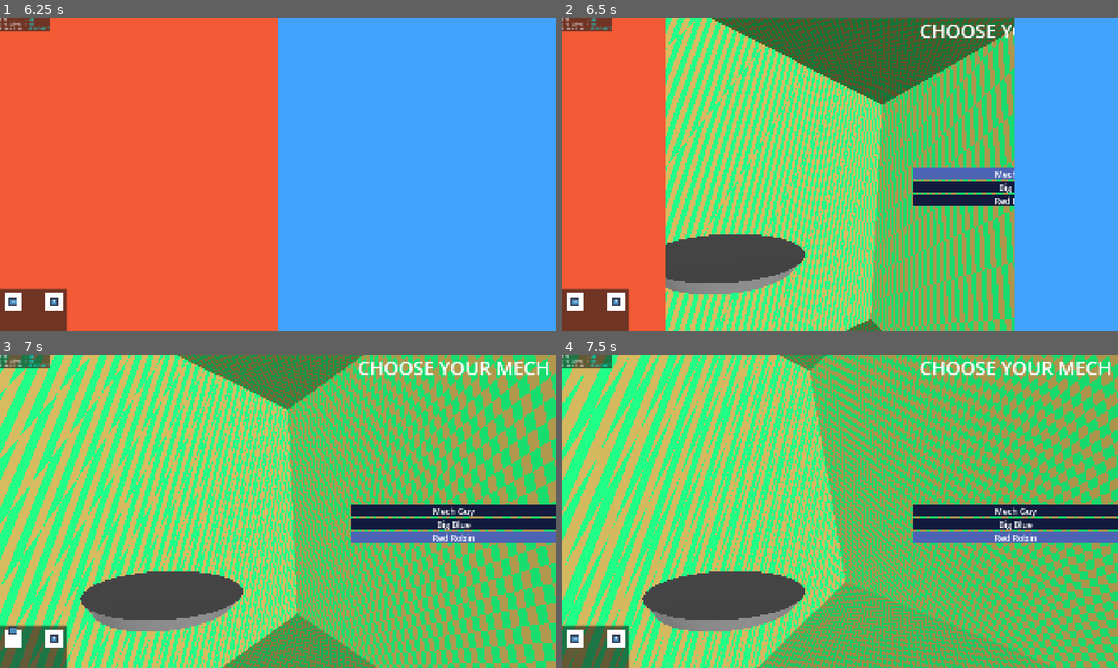
Above: before the commit, frames 1-4 (two rows, left to right).
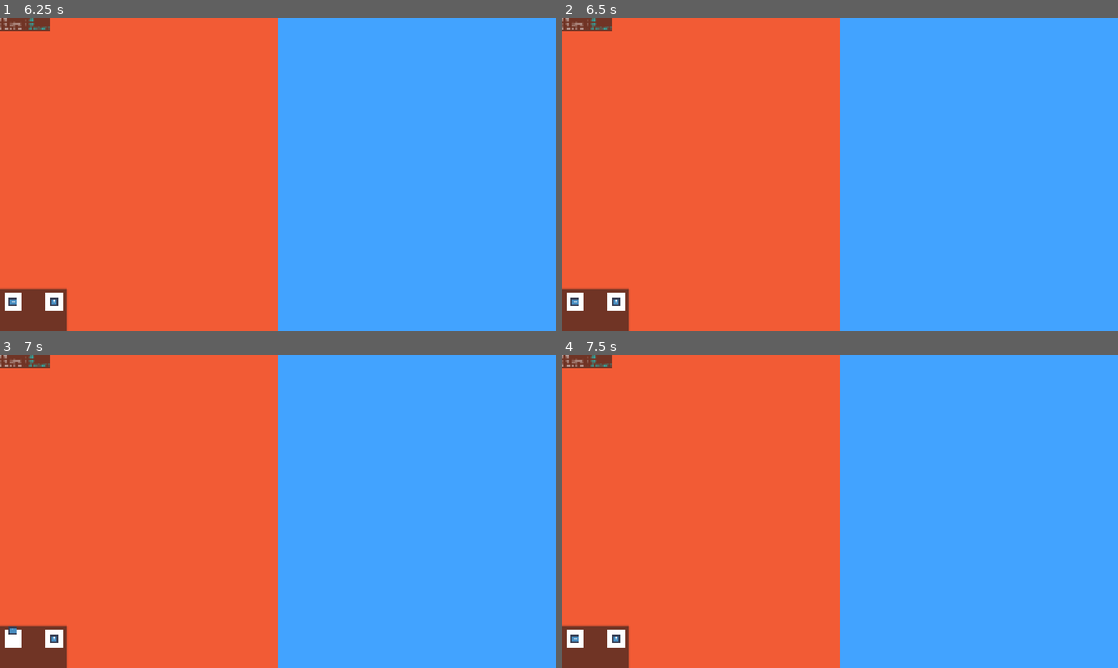
Above: after the commit, the same moments.

Repository: Slenderpi/ArcadeGame
Game: Godot game, scene res://core/main_scene/main_scene.tscn
The game is run twice, just before and just after one commit, with the same random seed, the same clock (stepped at 60 frames per second) and the same inputs. The engine's default icon, where the game draws it, is replaced by a stand-in: a white triangle on a blue panel in a dark square.
Inputs (mouse positions are in pixels of both pictures, inside the frame that each line leads up to):
- Up to frame 1 (6.25 s): tap Enter at 0.5, 5 s; drag from (22, 24) to (333, 105) at 0.52 s; drag from (166, 190) to (250, 237) at 1.27 s; move the mouse to (333, 105) at 2.02 s; hold D (left_stick_east) 2.03-2.75 s; hold Q 2.03-2.75 s; drag from (250, 237) to (111, 127) at 2.77 s; move the mouse to (444, 221) at 3.52 s; hold Shift (left_button) 3.53-4.25 s; hold Ctrl 3.53-4.25 s; tap Space (left_trigger) at 4.25, 5.75 s; drag from (111, 127) to (194, 96) at 4.27 s; move the mouse to (305, 174) at 5.02 s; hold S (left_stick_south) 5.03-5.75 s; tap I at 5.1 s; click (305, 174) at 5.17 s; drag from (194, 96) to (166, 190) at 5.77 s
- Up to frame 2 (6.5 s): no input
- Up to frame 3 (7 s): move the mouse to (400, 495) at 6.52 s; hold W (left_stick_north) from 6.53 s (still down); tap Y (insert_coin) at 6.6 s
- Up to frame 4 (7.5 s): release W (left_stick_north) at 7.25 s; drag from (728, 527) to (812, 574) at 7.27 s

Frame 1 is identical in both runs. In frame 2, 63% of the frame differs, in the area x 18-82%, y 0-100%; in frame 3, 100%; in frame 4, 100%, in the area x 0-100%, y 0-100%.

Commit message:
Continued work

Diff:
--- a/core/globals/network_manager.gd
+++ b/core/globals/network_manager.gd
@@ -3,10 +3,10 @@
 
 #region CUSTOM ENUMS
 
-enum EJoinPeerResult {NOT_JOINING, WAITING_RESULT, FAIL, SUCCESS}
+#enum EJoinPeerResult {NOT_JOINING, WAITING_RESULT, FAIL, SUCCESS}
+enum EStatus {INACTIVE, LOOKING, ACTIVE}
 
 #endregion
-
 
 #region CONSTANTS
 
@@ -15,23 +15,38 @@
 ## Port to use for the game
 const PORT_GAME := 21983
 
+## This string is appended to all packets sent over UDP.
+## NetworkManager will expect packets it receives to have this header.
+const UDP_HEADER := "VirtualOff"
+const UDP_STATUS = "STATUS"
+const UDP_STATUS_REQUEST = "REQUEST"
+const UDP_STATUS_ACTIVE = "ACTIVE"
+const UDP_STATUS_LOOKING = "LOOKING"
+const UDP_STATUS_INACTIVE = "INACTIVE"
+
 ## In ms.
 const CONNECTION_ATTEMPT_TIMEOUT : int = 2000
 
 #endregion
 
+#region SIGNALS
 
 ## Fired by [method NetworkManager.begin_connection_attempt] once a
 ## connection result occurs.[br]
 ## If the connection is successful, [param successful] will be true.
 signal connection_result(successful: bool)
 
+#endregion
 
 var my_ip : String
 var other_ip : String
 
-#var _roster : PeerRoster
-var _join_peer_result : EJoinPeerResult = EJoinPeerResult.NOT_JOINING
+
+var _udp : PacketPeerUDP
+
+#var _join_peer_result : EJoinPeerResult = EJoinPeerResult.NOT_JOINING
+#var _is_attempting_join := false
+var _status := EStatus.INACTIVE
 var _connection_attempt_time : int
 
 
@@ -39,27 +54,66 @@
 	process_mode = Node.PROCESS_MODE_DISABLED
 
 
+func _is_udp_packet_valid(packetStr: String) -> bool:
+	return packetStr.begins_with(UDP_HEADER)
+
+
+func _process_udp_msg(msgArgs: Array[String]) -> void:
+	if msgArgs[0] == UDP_STATUS:
+		if msgArgs[1] == UDP_STATUS_REQUEST:
+			match _status:
+				EStatus.INACTIVE:
+					_broadcast_status(UDP_STATUS_INACTIVE)
+				EStatus.LOOKING:
+					# Reset connection attempt time
+					_connection_attempt_time = Time.get_ticks_msec()
+					_broadcast_status(UDP_STATUS_LOOKING)
+				EStatus.ACTIVE:
+					_broadcast_status(UDP_STATUS_ACTIVE)
+		elif msgArgs[1] == UDP_STATUS_INACTIVE:
+			# Start our own server
+			pass
+		elif msgArgs[1] == UDP_STATUS_LOOKING:
+			# Compare IPs and start a server as necessary
+			pass
+		elif msgArgs[1] == UDP_STATUS_ACTIVE:
+			# They are a server already. Request to join
+			pass
+
+
 func _process(_delta: float) -> void:
-	match _join_peer_result:
-		EJoinPeerResult.WAITING_RESULT:
-			if Time.get_ticks_msec() - _connection_attempt_time > CONNECTION_ATTEMPT_TIMEOUT:
-				print("[NetMan]: Join peer attempt timed out. Signaling fail.")
-				multiplayer.connection_failed.disconnect(_on_connection_failed)
-				multiplayer.connected_to_server.disconnect(_on_connected_to_server)
-				_on_join_peer_result(false)
-		EJoinPeerResult.FAIL:
-			print("[NetMan]: Join peer attempt failed from connection failure. Signaling fail.")
-			_on_join_peer_result(false)
-		EJoinPeerResult.SUCCESS:
-			print("[NetMan]: Join peer attempt succeeded! Signaling success")
-			_on_join_peer_result(true)
+	while (_udp.get_available_packet_count() > 0):
+		var packetStr := _udp.get_packet().get_string_from_ascii()
+		var senderIp := _udp.get_packet_ip()
+		print("[NetMan]: New packet: \"%s\"" % packetStr)
+		if _is_udp_packet_valid(packetStr):
+			_process_udp_msg(packetStr.trim_prefix(UDP_HEADER + ',').split(','))
+		else:
+			Debug.print_warning("[NetMan]: Received unrelated message (ip: %s | message: %s)" % [senderIp, packetStr])
+
+
+	#match _join_peer_result:
+		#EJoinPeerResult.WAITING_RESULT:
+			#if Time.get_ticks_msec() - _connection_attempt_time > CONNECTION_ATTEMPT_TIMEOUT:
+				#print("[NetMan]: Join peer attempt timed out. Signaling fail.")
+				#multiplayer.connection_failed.disconnect(_on_connection_failed)
+				#multiplayer.connected_to_server.disconnect(_on_connected_to_server)
+				#_on_join_peer_result(false)
+		#EJoinPeerResult.FAIL:
+			#print("[NetMan]: Join peer attempt failed from connection failure. Signaling fail.")
+			#_on_join_peer_result(false)
+		#EJoinPeerResult.SUCCESS:
+			#print("[NetMan]: Join peer attempt succeeded! Signaling success")
+			#_on_join_peer_result(true)
 
 
 func init() -> void:
 	print(Debug.HORIZONTAL_LINE_STR)
 	print("[NetMan]: Initializing.")
-	#_roster = PeerRoster.new()
 	_load_config_ip()
+	_udp = PacketPeerUDP.new()
+	_udp.bind(PORT_NETWORKING, my_ip)
+	_udp.set_dest_address(other_ip, PORT_NETWORKING)
 	process_mode = Node.PROCESS_MODE_ALWAYS
 	print("[NetMan]: Setup finished.")
 	print(Debug.HORIZONTAL_LINE_STR)
@@ -70,31 +124,33 @@
 ##
 func join_or_start_server() -> void:
 	print("[NetMan]: join_or_start_server() called! Beginning join attempt...")
-	_join_peer_result = EJoinPeerResult.WAITING_RESULT
-	_connection_attempt_time = Time.get_ticks_msec()
-	multiplayer.connection_failed.connect(_on_connection_failed, CONNECT_ONE_SHOT)
-	multiplayer.connected_to_server.connect(_on_connected_to_server, CONNECT_ONE_SHOT)
-	var peer := ENetMultiplayerPeer.new()
-	var error := peer.create_client(other_ip, PORT_GAME)
-	if error != OK:
-		Debug.print_error("[State][Primary][Matchmaking]: Failed to create client. Error: %s" % error)
-		return
-	multiplayer.multiplayer_peer = peer
+	_status = EStatus.LOOKING
+	_broadcast_status(UDP_STATUS_REQUEST)
+	#_join_peer_result = EJoinPeerResult.WAITING_RESULT
+	#_connection_attempt_time = Time.get_ticks_msec()
+	#multiplayer.connection_failed.connect(_on_connection_failed, CONNECT_ONE_SHOT)
+	#multiplayer.connected_to_server.connect(_on_connected_to_server, CONNECT_ONE_SHOT)
+	#var peer := ENetMultiplayerPeer.new()
+	#var error := peer.create_client(other_ip, PORT_GAME)
+	#if error != OK:
+		#Debug.print_error("[State][Primary][Matchmaking]: Failed to create client. Error: %s" % error)
+		#return
+	#multiplayer.multiplayer_peer = peer
 
 
 func _on_connected_to_server() -> void:
-	_join_peer_result = EJoinPeerResult.SUCCESS
+	#_join_peer_result = EJoinPeerResult.SUCCESS
 	multiplayer.connection_failed.disconnect(_on_connection_failed)
 
 
 func _on_connection_failed() -> void:
-	_join_peer_result = EJoinPeerResult.FAIL
+	#_join_peer_result = EJoinPeerResult.FAIL
 	multiplayer.connected_to_server.disconnect(_on_connected_to_server)
 	multiplayer.multiplayer_peer.close()
 
 
 func _on_join_peer_result(success: bool) -> void:
-	_join_peer_result = EJoinPeerResult.NOT_JOINING
+	#_join_peer_result = EJoinPeerResult.NOT_JOINING
 	if not success:
 		print("[NetMan]: The join peer attempt failed. Starting new server.")
 		#multiplayer.multiplayer_peer.close() # NOTE: Might remove. Should auto close when a game finishes anyway.
@@ -106,6 +162,16 @@
 			Debug.print_info("[NetMan]: A new server has been created!")
 			multiplayer.multiplayer_peer = peer
 	connection_result.emit(success)
+
+
+func _broadcast(...args: Array) -> void:
+	var packet : String = UDP_HEADER + ","
+	packet += ",".join(args)
+	_udp.put_packet(packet.to_utf8_buffer())
+
+
+func _broadcast_status(...args: Array) -> void:
+	_broadcast(UDP_STATUS, args)
 
 
 func _load_config_ip() -> void:
